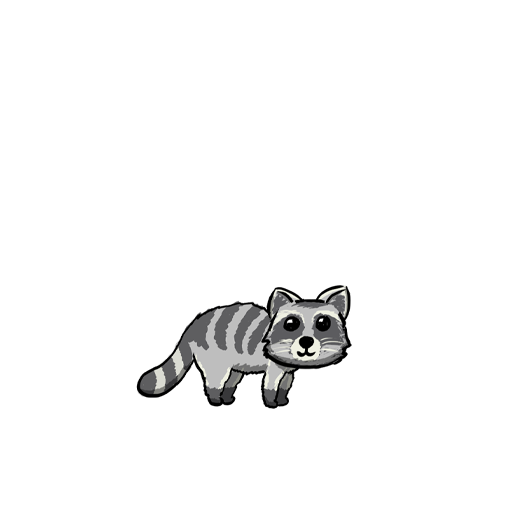
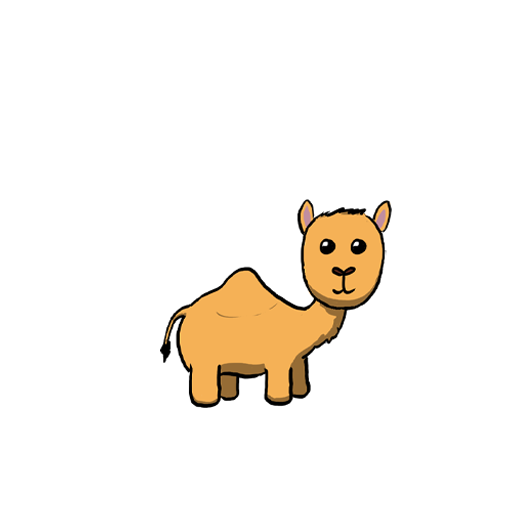
Layers edited between the first and the second w=512, h=512 image:
added layer "camel" above "raccoon" over [160, 199, 392, 408]
hid "raccoon" over [136, 285, 353, 409]
